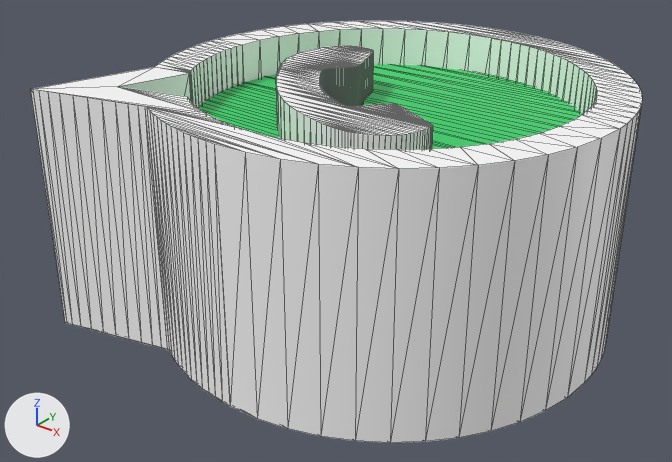
Two versions of the glTF model static/meshes/WhatsappIcon3D.glb, one commit apart.
One viewpoint serves both versions: a 50 mm lens placed at (0.1244, -0.1618, 0.0914), pointed at (-0.003, -0.0025, -0.0073). Lighting does not change. The marker at lower left points along +X, +Y and +Z. Mesh edges are drawn as thin lines. Vertices at the same position are counted once.

The first picture shows 'path138', 'path262'.
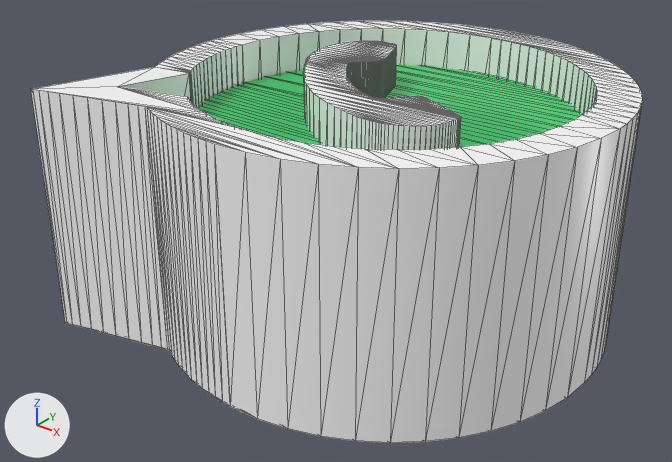
The newer file is also turned or shifted as a whole; pictures and numbers use the older file's frame.

Where the change shows, as pixel boxes [x1, y1, x2, y2] in the pictures (672 x 462 px):
'path138', surface changed, reshaped
    both: [31, 21, 642, 443]
'path262', deleted
    before: [276, 46, 433, 149]
part 1 of me_path138, added
    after: [303, 40, 461, 149]

The change, as a diff of the scene's bpy script:
```diff
--- a/static/meshes/WhatsappIcon3D.glb.py
+++ b/static/meshes/WhatsappIcon3D.glb.py
@@ mat_svgmat_004 @@
 mat_svgmat_004.base_color = (0.0185, 0.651, 0.133)  # green #25d366
-mat_svgmat_004.roughness = 0.4
+mat_svgmat_004.roughness = 0.176
+mat_svgmat_004.metallic = 0.295
@@ mat_svgmat_009 @@
 mat_svgmat_009.base_color = (1.0, 1.0, 1.0)  # white #ffffff
-mat_svgmat_009.roughness = 0.503
+mat_svgmat_009.roughness = 0.349
@@ me_path138 @@
 # used by ob_path138; location = (0.0, 0.0, 0.0)
-me_path138.from_pydata(...)  # 534 vertices, 1068 faces; spans x -0.0522..0.0597, y -0.0487..0.0637, z -0.03..0.03
+me_path138.from_pydata(...)  # 1038 vertices, 2072 faces; spans x -0.0522..0.0597, y -0.0487..0.0637, z -0.03..0.03
+# me_path138 part 1: a new loose piece of 504 vertices spanning x -0.0247..0.0319, y -0.0191..0.0334, z -0.03..0.03, in mat_svgmat_009 (white #ffffff)
 me_path138.materials.append(mat_svgmat_004)
@@ ob_path262 @@
-ob_path262 = bpy.data.objects.new('path262', me_path262)
-ob_path262.location = (0.0, 0.0, 0.0)
```
